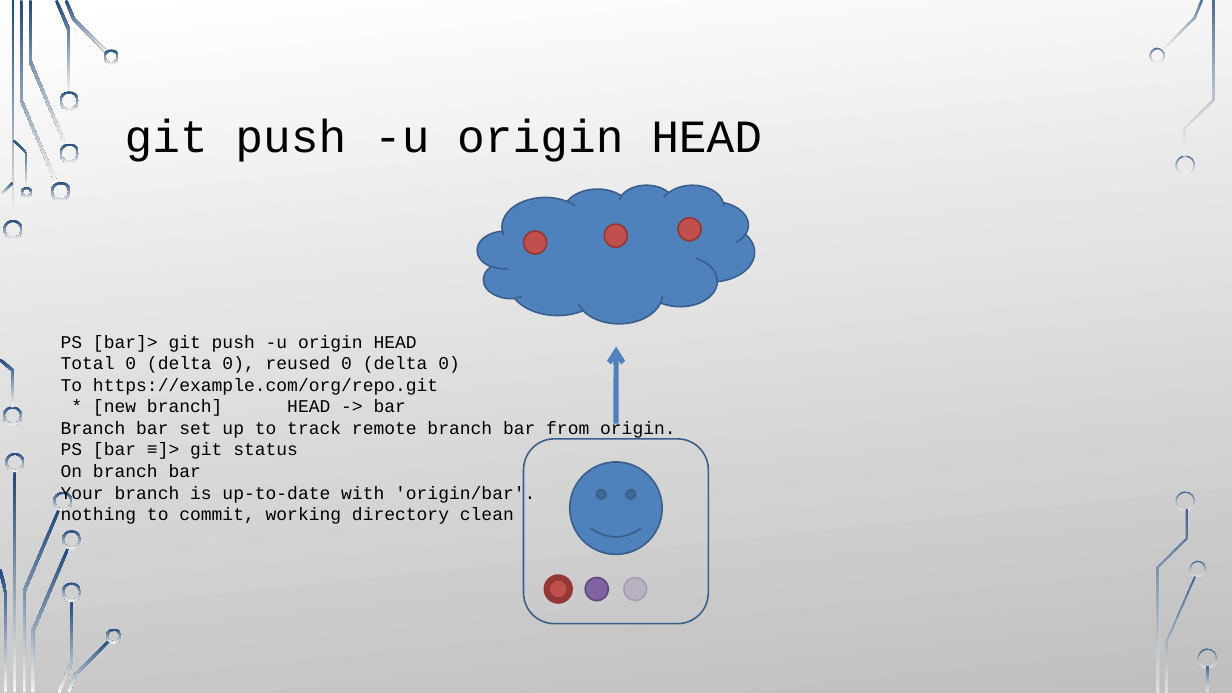
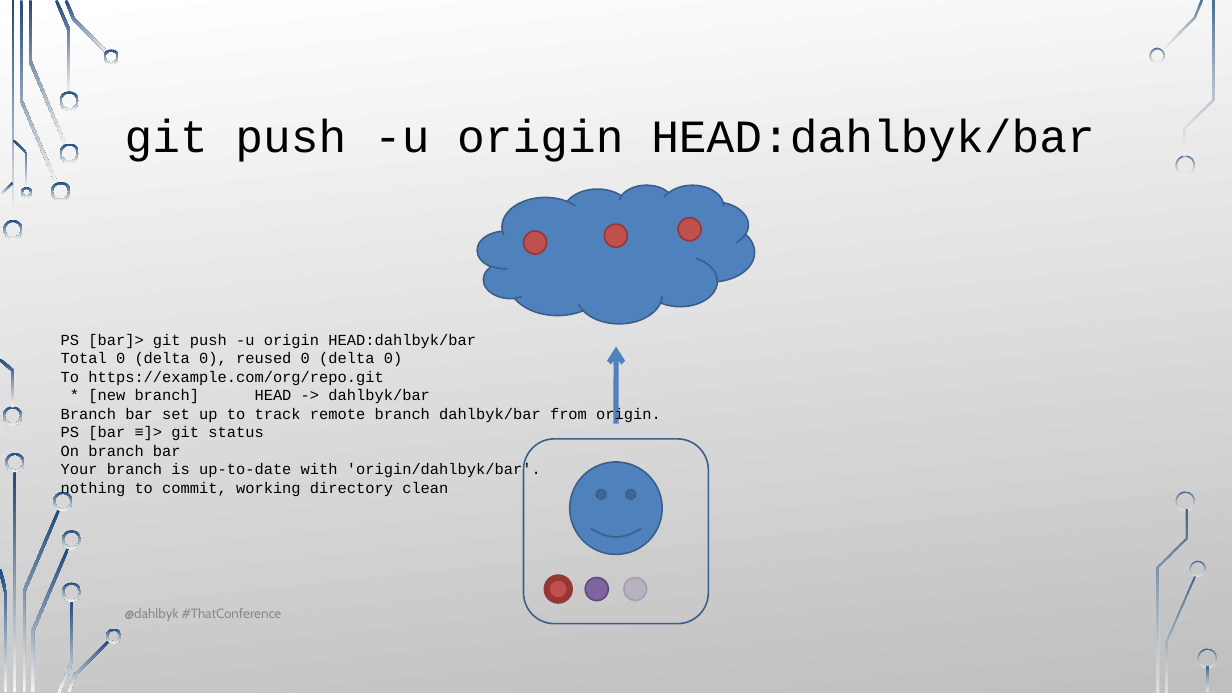
Before and after one commit to dahlbyk/Presentations, a slide deck: slide 31 of UnderstandingGit2/Slides.pptx. Drawn at 1232x693 pixels with LibreOffice and Linux fonts; fonts in the diff are those of the drawing; background and template pictures are left out. Boxes give left, top, right and bottom in pixels: in the first picture for what was removed or moved away, otherwise in the second. Text is boxed around its words. In the diff, an @@ line names an element or a change of style, - is before the commit and + after.

Commit message:
wip

```diff
--- a/UnderstandingGit2/Slides.pptx
+++ b/UnderstandingGit2/Slides.pptx
@@ title at box(125, 119, 1095, 162): text changed @@
-git push -u origin HEAD
+git push -u origin HEAD:dahlbyk/bar
@@ text at box(61, 334, 476, 349): text changed; size 14 to 12 pt @@
-PS [bar]> git push -u origin HEAD
+PS [bar]> git push -u origin HEAD:dahlbyk/bar
@@ text at box(61, 352, 448, 498): size 14 to 12 pt in "Total 0 (delta 0), reused 0 (delta ...", "To https://example.com/org/repo.git", "PS [bar ≡]> git status", "On branch bar" and 1 more places @@
@@ text at box(61, 389, 661, 424): text changed; size 14 to 12 pt @@
-* [new branch] HEAD -> bar
-Branch bar set up to track remote branch bar from origin.
+* [new branch] HEAD -> dahlbyk/bar
+Branch bar set up to track remote branch dahlbyk/bar from origin.
@@ text at box(61, 463, 541, 479): text changed; size 14 to 12 pt @@
-Your branch is up-to-date with 'origin/bar'.
+Your branch is up-to-date with 'origin/dahlbyk/bar'.
@@ text added at box(125, 608, 282, 621), 10.5 pt, text #8C8C8C @@
+@dahlbyk #ThatConference
```
Also in this commit, not shown: 33 other slides changed, 7 slides added, 1 slide removed.
